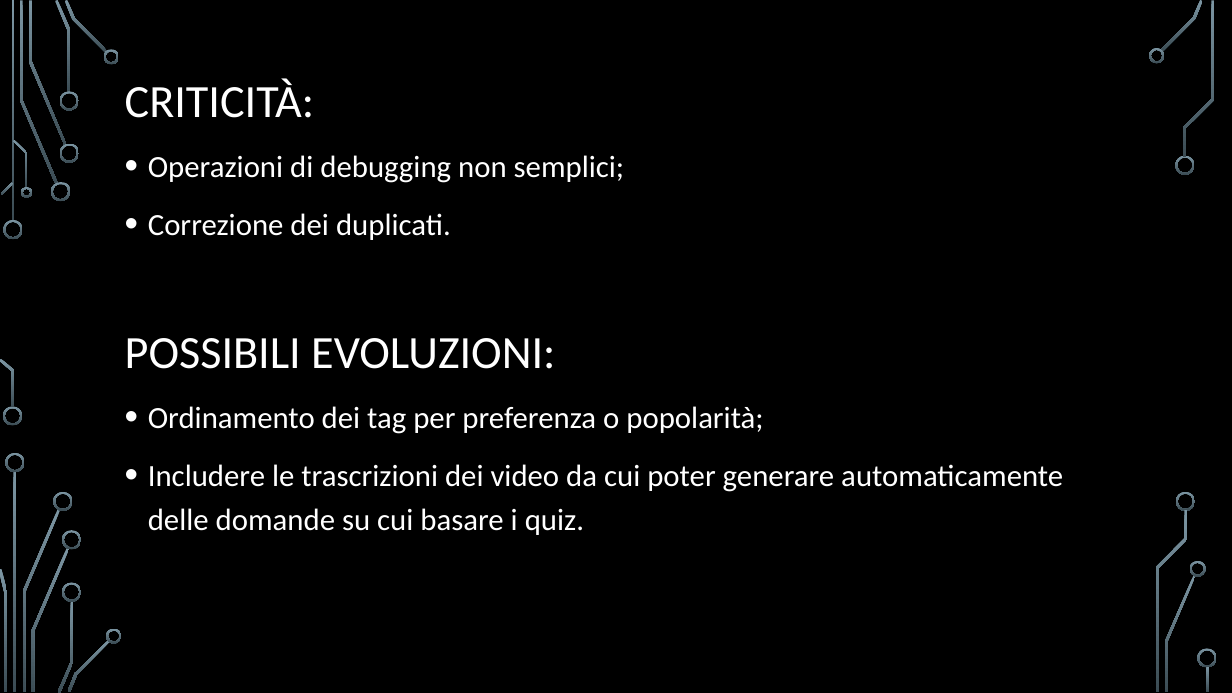
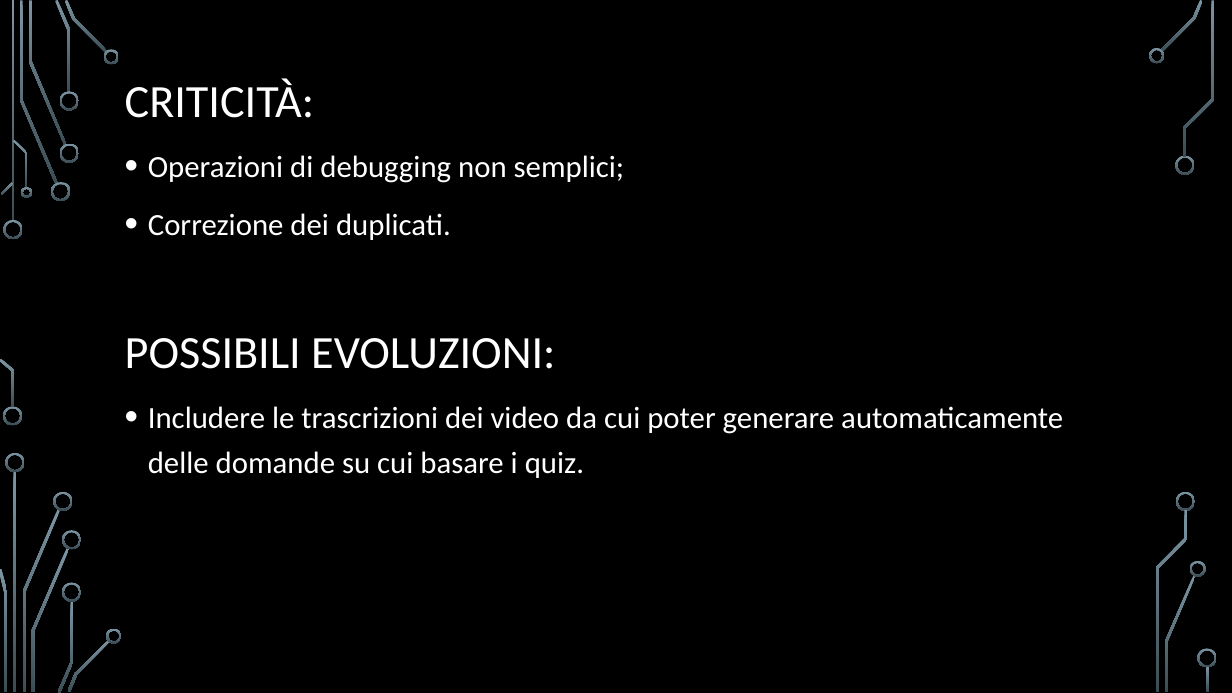
Before and after one commit to carraraFederico/TEDxLearn_ProgettoCloudMobile_2024, a slide deck: slide 9 of Presentazioni/TEDxLearn_part2.pptx (slide 8 before the commit). Drawn at 1232x693 pixels with LibreOffice and Linux fonts; fonts in the diff are those of the drawing; background and template pictures are left out. Boxes give left, top, right and bottom in pixels: in the first picture for what was removed or moved away, otherwise in the second. Text is boxed around its words. In the diff, an @@ line names an element or a change of style, - is before the commit and + after.

```diff
--- a/Presentazioni/TEDxLearn_part2.pptx
+++ b/Presentazioni/TEDxLearn_part2.pptx
@@ text at [148, 406, 763, 434]: paragraph removed @@
-• Ordinamento dei tag per preferenza o popolarità;
```
Also in this commit, not shown: 1 slide added, 1 other file.
